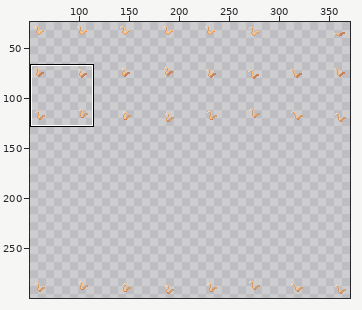
File history of a sprite sheet, items/armors/nicemice/tails/test/back.png. The picture above shows the old version from afar; the outline marks the close-up.
Close-up. Before:
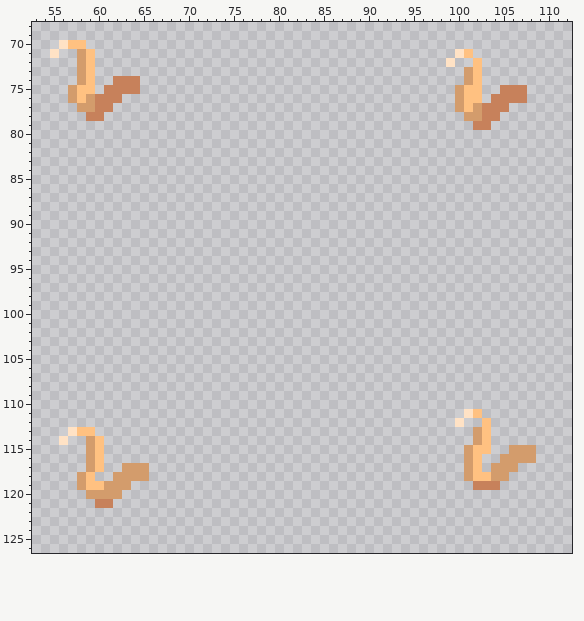
The file is 387x301 pixels. Shown: x 53..112, y 68..126. The wide view leaves out empty margins. The commit also changed other parts of the picture, which this record leaves out.
The result:
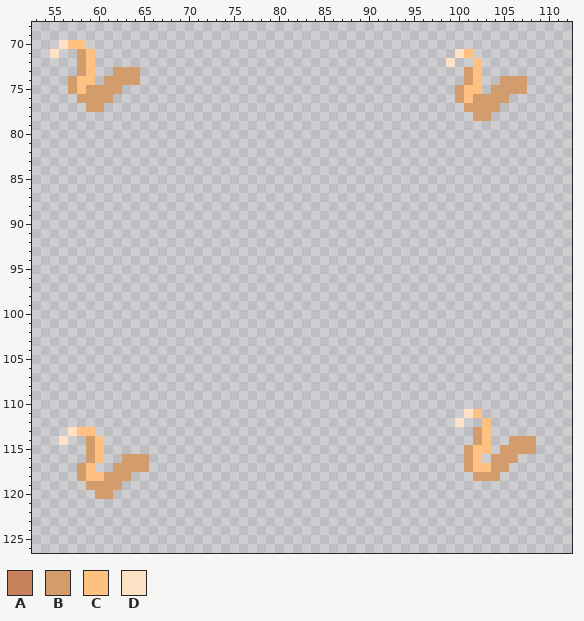
Palette (. is transparent): A #c7815b  B #d39c6c  C #ffc181  D #ffe2c5
The exact change:
@@ x 53..112 @@
  72 .....BC.......................................D..C..........
- 73 .....BC.........................................BC..........
- 74 .....BC..AAA....................................BC..........
- 75 ....BCC.AAAA...................................BCC..AAA.....
- 76 ....BCBAAA.....................................BCC.AAAA.....
- 77 .....BBAA......................................BCBAAA.......
- 78 ......AA........................................BBAA........
- 79 .................................................AA.........
+ 73 .....BC..BBB....................................BC..........
+ 74 ....BCC.BBBB....................................BC..BBB.....
+ 75 ....BCBBBB.....................................BCC.BBBB.....
+ 76 .....BBBB......................................BCBBBB.......
+ 77 ......BB........................................BBBB........
+ 78 .................................................BB.........
+ 79 ............................................................
  80 ............................................................
@@ x 53..112 @@
 113 ....DCC..........................................BC.........
-114 ...D..BC.........................................BC.........
-115 ......BC........................................BCC..BBB....
-116 ......BC........................................BC..BBBB....
-117 ......BC..BBB...................................BC.BBB......
-118 .....BC..BBBB...................................BCCBB.......
-119 .....BCCBBB......................................AAA........
-120 ......BBBB..................................................
-121 .......AA...................................................
+114 ...D..BC.........................................BC..BBB....
+115 ......BC........................................BCC.BBBB....
+116 ......BC..BBB...................................BC.BBB......
+117 .....BC..BBBB...................................BCCBB.......
+118 .....BCCBBB......................................BBB........
+119 ......BBBB..................................................
+120 .......BB...................................................
+121 ............................................................
 122 ............................................................
Changed places in both close-ups, as pixel boxes (x1, y1, x2, y2):
changed: (68, 67, 140, 121)
changed: (455, 76, 527, 130)
changed: (464, 436, 536, 490)
changed: (77, 454, 149, 508)
